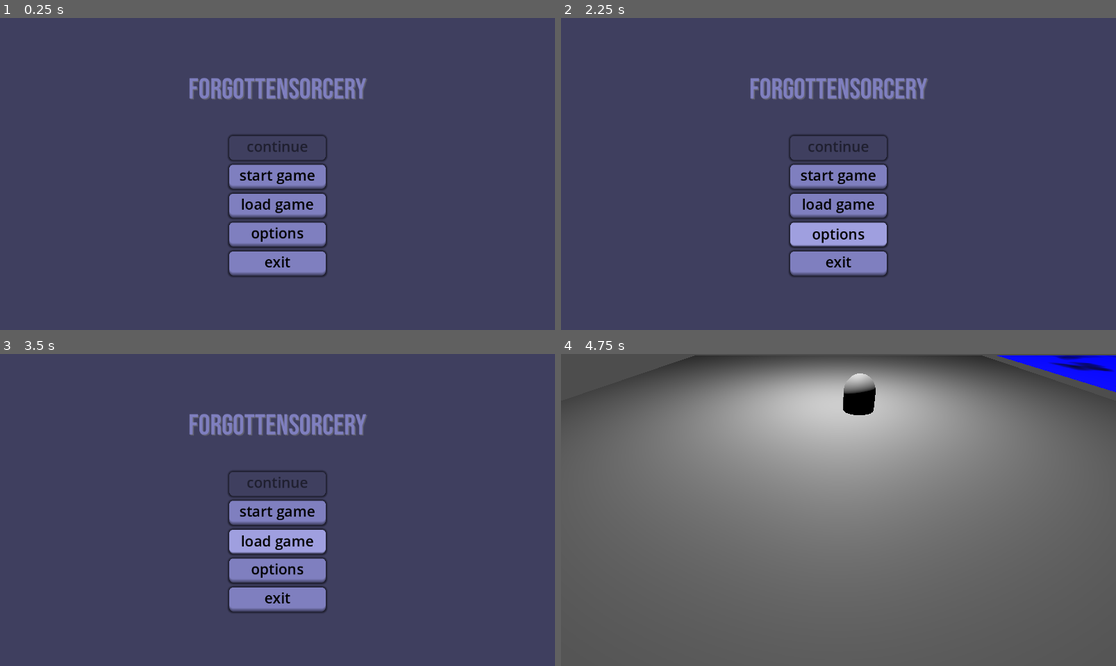
Above: before the commit, frames 1-4 (two rows, left to right).
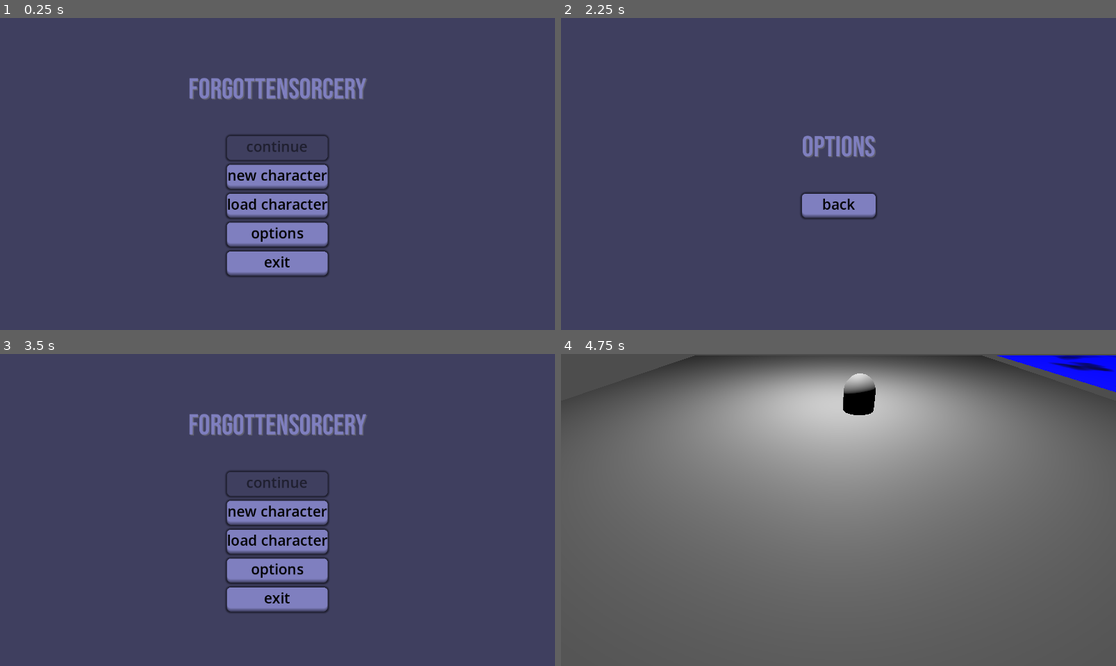
Above: after the commit, the same moments.

Repository: marcinpiotrsobczyk/godot_systems
Game: Godot game, scene res://scenes/main_menu.tscn
Same seed, same stepped clock (60 frames per second), same inputs: the game is played once before the commit and once after it.
Inputs (mouse positions are in pixels of both pictures, inside the frame that each line leads up to):
- Up to frame 1 (0.25 s): no input
- Up to frame 2 (2.25 s): click (838, 205) at 0.5 s, where only the run before the commit has a clickable "load game"; click (838, 205) at 1.25 s, where only the run after the commit has a clickable "load character"; click "options" at 2 s
- Up to frame 3 (3.5 s): click (277, 541) at 2.75 s, where only the run after the commit has a clickable "back"
- Up to frame 4 (4.75 s): click (838, 513) at 3.5 s, where only the run before the commit has a clickable "start game"; tap Enter at 4.25 s; move the mouse to (960, 494) at 4.27 s; hold S (camera_backward) from 4.28 s (still down); click (960, 494) at 4.42 s

The runs differ from the first frame. In frame 1, 1.2% of the frame differs, in the area x 40-60%, y 37-83%; in frame 2, 7.3%, in the area x 34-67%, y 19-84%; in frame 3, 2.1%; in frame 4, nothing differs.

Commit message:
Settings menu

Diff:
--- a/scenes/main_menu.tscn
+++ b/scenes/main_menu.tscn
@@ -5,17 +5,34 @@
 [sub_resource type="GDScript" id="GDScript_l6cm7"]
 script/source = "extends Control
 
+@onready var main_control: Control = $Background/MaineMenuContainer
+@onready var options_control: Control = $Background/OptionsContainer
 
-func _on_start_game_pressed() -> void:
+
+func show_only(control: Control) -> void:
+	main_control.visible = false
+	options_control.visible = false
+	control.visible = true
+
+func _ready() -> void:
+	show_only(main_control)
+	show_only(main_control)
+
+
+func _on_new_character_pressed() -> void:
 	get_tree().change_scene_to_file(\"res://scenes/camera_following_player.tscn\")
 
 
 func _on_options_pressed() -> void:
-	pass
+	show_only(options_control)
 
 
 func _on_exit_pressed() -> void:
 	get_tree().quit()
+
+
+func _on_back_pressed() -> void:
+	show_only(main_control)
 "
 
 [node name="MainMenu" type="Control"]
@@ -27,7 +44,7 @@
 grow_vertical = 2
 script = SubResource("GDScript_l6cm7")
 
-[node name="Panel" type="Panel" parent="."]
+[node name="Background" type="Panel" parent="."]
 layout_mode = 1
 anchors_preset = 15
 anchor_right = 1.0
@@ -36,62 +53,104 @@
 grow_vertical = 2
 theme = ExtResource("1_l6cm7")
 
-[node name="VBoxContainer" type="VBoxContainer" parent="."]
+[node name="MaineMenuContainer" type="PanelContainer" parent="Background"]
 layout_mode = 1
 anchors_preset = 8
 anchor_left = 0.5
 anchor_top = 0.5
 anchor_right = 0.5
 anchor_bottom = 0.5
+offset_left = -20.0
+offset_top = -20.0
+offset_right = 20.0
+offset_bottom = 20.0
 grow_horizontal = 2
 grow_vertical = 2
 theme = ExtResource("1_l6cm7")
 
-[node name="Label" type="Label" parent="VBoxContainer"]
+[node name="VBoxContainer" type="VBoxContainer" parent="Background/MaineMenuContainer"]
+layout_mode = 2
+theme = ExtResource("1_l6cm7")
+
+[node name="GameTitle" type="Label" parent="Background/MaineMenuContainer/VBoxContainer"]
 layout_mode = 2
 theme = ExtResource("1_l6cm7")
 text = "forgottensorcery"
 
-[node name="MarginContainer" type="MarginContainer" parent="VBoxContainer"]
+[node name="MarginContainer" type="MarginContainer" parent="Background/MaineMenuContainer/VBoxContainer"]
 layout_mode = 2
 theme = ExtResource("1_l6cm7")
 
-[node name="VBoxContainerButtons" type="VBoxContainer" parent="VBoxContainer"]
+[node name="VBoxContainerButtons" type="VBoxContainer" parent="Background/MaineMenuContainer/VBoxContainer"]
 layout_mode = 2
 size_flags_horizontal = 4
 theme = ExtResource("1_l6cm7")
 
-[node name="Continue" type="Button" parent="VBoxContainer/VBoxContainerButtons"]
+[node name="Continue" type="Button" parent="Background/MaineMenuContainer/VBoxContainer/VBoxContainerButtons"]
 custom_minimum_size = Vector2(200, 40)
 layout_mode = 2
 theme = ExtResource("1_l6cm7")
 disabled = true
 text = "continue"
 
-[node name="StartGame" type="Button" parent="VBoxContainer/VBoxContainerButtons"]
+[node name="NewCharacter" type="Button" parent="Background/MaineMenuContainer/VBoxContainer/VBoxContainerButtons"]
 custom_minimum_size = Vector2(200, 40)
 layout_mode = 2
 theme = ExtResource("1_l6cm7")
-text = "start game"
+text = "new character"
 
-[node name="LoadGame" type="Button" parent="VBoxContainer/VBoxContainerButtons"]
+[node name="LoadCharacter" type="Button" parent="Background/MaineMenuContainer/VBoxContainer/VBoxContainerButtons"]
 custom_minimum_size = Vector2(200, 40)
 layout_mode = 2
 theme = ExtResource("1_l6cm7")
-text = "load game"
+text = "load character"
 
-[node name="Options" type="Button" parent="VBoxContainer/VBoxContainerButtons"]
+[node name="Options" type="Button" parent="Background/MaineMenuContainer/VBoxContainer/VBoxContainerButtons"]
 custom_minimum_size = Vector2(200, 40)
 layout_mode = 2
 theme = ExtResource("1_l6cm7")
 text = "options"
 
-[node name="Exit" type="Button" parent="VBoxContainer/VBoxContainerButtons"]
+[node name="Exit" type="Button" parent="Background/MaineMenuContainer/VBoxContainer/VBoxContainerButtons"]
 custom_minimum_size = Vector2(200, 40)
 layout_mode = 2
 theme = ExtResource("1_l6cm7")
 text = "exit"
 
-[connection signal="pressed" from="VBoxContainer/VBoxContainerButtons/StartGame" to="." method="_on_start_game_pressed"]
-[connection signal="pressed" from="VBoxContainer/VBoxContainerButtons/Options" to="." method="_on_options_pressed"]
-[connection signal="pressed" from="VBoxContainer/VBoxContainerButtons/Exit" to="." method="_on_exit_pressed"]
+[node name="OptionsContainer" type="PanelContainer" parent="Background"]
+layout_mode = 1
+anchors_preset = 8
+anchor_left = 0.5
+anchor_top = 0.5
+anchor_right = 0.5
+anchor_bottom = 0.5
+offset_left = -20.0
+offset_top = -20.0
+offset_right = 20.0
+offset_bottom = 20.0
+grow_horizontal = 2
+grow_vertical = 2
+theme = ExtResource("1_l6cm7")
+
+[node name="VBoxContainer" type="VBoxContainer" parent="Background/OptionsContainer"]
+layout_mode = 2
+theme = ExtResource("1_l6cm7")
+
+[node name="OptionsTitle" type="Label" parent="Background/OptionsContainer/VBoxContainer"]
+layout_mode = 2
+theme = ExtResource("1_l6cm7")
+text = "options"
+
+[node name="MarginContainer" type="MarginContainer" parent="Background/OptionsContainer/VBoxContainer"]
+layout_mode = 2
+theme = ExtResource("1_l6cm7")
+
+[node name="Back" type="Button" parent="Background/OptionsContainer/VBoxContainer"]
+layout_mode = 2
+theme = ExtResource("1_l6cm7")
+text = "back"
+
+[connection signal="pressed" from="Background/MaineMenuContainer/VBoxContainer/VBoxContainerButtons/NewCharacter" to="." method="_on_new_character_pressed"]
+[connection signal="pressed" from="Background/MaineMenuContainer/VBoxContainer/VBoxContainerButtons/Options" to="." method="_on_options_pressed"]
+[connection signal="pressed" from="Background/MaineMenuContainer/VBoxContainer/VBoxContainerButtons/Exit" to="." method="_on_exit_pressed"]
+[connection signal="pressed" from="Background/OptionsContainer/VBoxContainer/Back" to="." method="_on_back_pressed"]
--- a/scenes/resources/main_menu.tres
+++ b/scenes/resources/main_menu.tres
@@ -51,6 +51,9 @@
 [sub_resource type="StyleBoxFlat" id="StyleBoxFlat_22cha"]
 bg_color = Color(0.24705882, 0.24705882, 0.37254903, 1)
 
+[sub_resource type="StyleBoxFlat" id="StyleBoxFlat_sfn2s"]
+bg_color = Color(0.24705882, 0.24705882, 0.37254903, 1)
+
 [resource]
 Button/colors/font_color = Color(0, 0, 0, 1)
 Button/colors/font_disabled_color = Color(0, 0, 0, 0.5019608)
@@ -72,4 +75,5 @@
 MarginContainer/constants/margin_bottom = 20
 MarginContainer/constants/margin_top = 20
 Panel/styles/panel = SubResource("StyleBoxFlat_22cha")
+PanelContainer/styles/panel = SubResource("StyleBoxFlat_sfn2s")
 VBoxContainer/constants/separation = 10
--- a/scripts/sound.gd
+++ b/scripts/sound.gd
@@ -3,18 +3,22 @@
 var background_theme: AudioStreamPlayer =  AudioStreamPlayer.new()
 var audio_stream_resource: AudioStream = preload("res://assets/dark_mansion_theme.mp3")
 
-const _VOLUME_CHANGE_FACTOR_DB: float = 0.2
+const _VOLUME_CHANGE_FACTOR_DB: float = 2.0
 
 
-func decrease_background_theme_volume() -> void:
-	background_theme.volume_db -= _VOLUME_CHANGE_FACTOR_DB
+func decrease_background_theme_volume(times: int = 1) -> void:
+	for i in range(times):
+		background_theme.volume_db -= _VOLUME_CHANGE_FACTOR_DB
 
-func increase_background_theme_volume() -> void:
-	background_theme.volume_db += _VOLUME_CHANGE_FACTOR_DB
+
+func increase_background_theme_volume(times: int = 1) -> void:
+	for i in range(times):
+		background_theme.volume_db += _VOLUME_CHANGE_FACTOR_DB
 
 
 func _ready() -> void:
 	background_theme.stream = audio_stream_resource
 	background_theme.stream.loop = true
-	#background_theme.autoplay = true
+	background_theme.autoplay = true
 	add_child(background_theme)
+	decrease_background_theme_volume(10)
Not shown: 1 places in scenes/resources/main_menu.tres that only renumber resources
